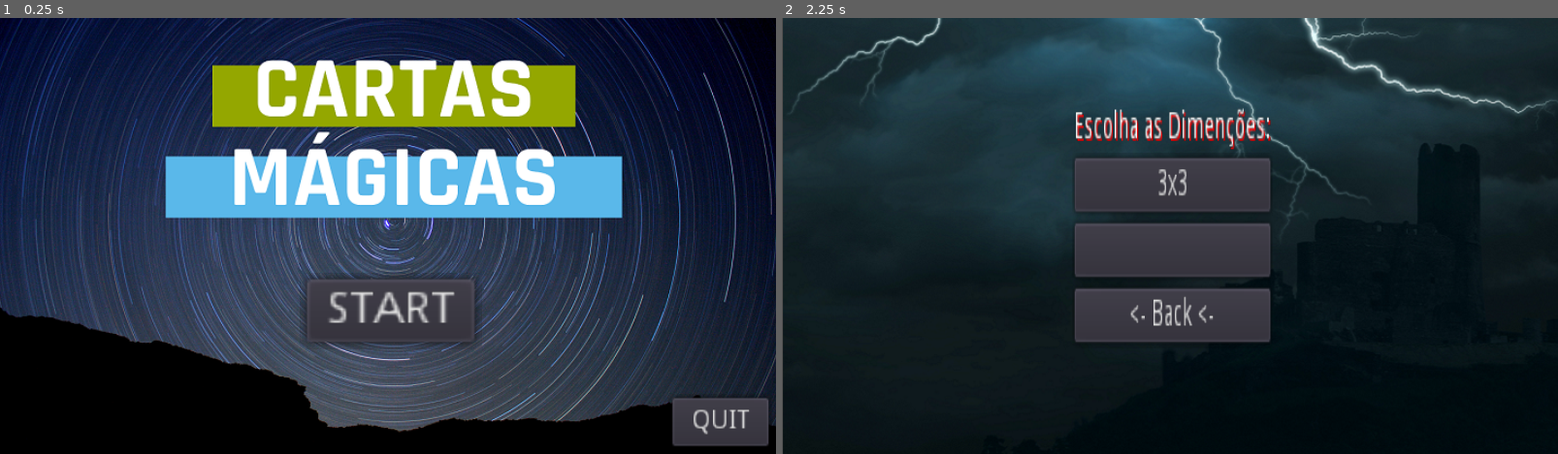
Above: before the commit, frames 1-2 (left to right).
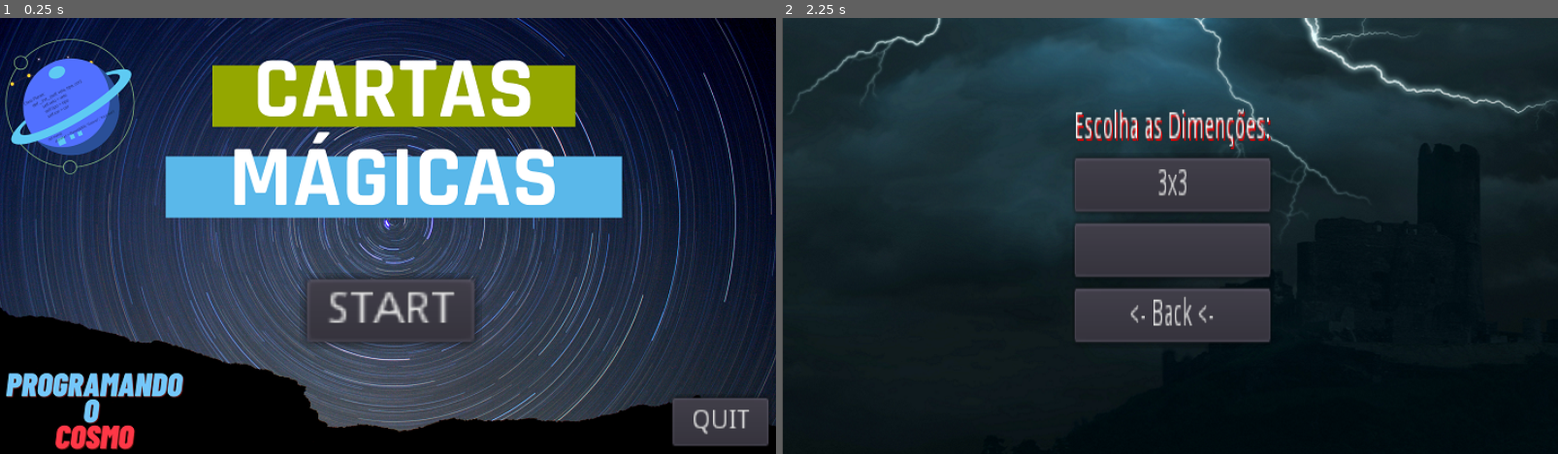
Above: after the commit, the same moments.

Repository: VictorEmanuelLima/Cartas-Magicas-jogo
Game: Godot game, scene res://menu.tscn
The game is run twice, just before and just after one commit, with the same random seed, the same clock (stepped at 60 frames per second) and the same inputs.
Inputs:
- Up to frame 1 (0.25 s): no input
- Up to frame 2 (2.25 s): click "START" at 0.5 s; click "<- Back <-" at 1.25 s; click "START" at 2 s

The runs differ from the first frame. In frame 1, 4.4% of the frame differs, in the area x 0-95%, y 4-100%; in frame 2, nothing differs.

Commit message:
add v3 .apk

Diff:
--- a/Cartas Magicas(code)/menu.tscn
+++ b/Cartas Magicas(code)/menu.tscn
@@ -1,7 +1,8 @@
-[gd_scene load_steps=3 format=2]
+[gd_scene load_steps=4 format=2]
 
 [ext_resource path="res://label.tscn" type="PackedScene" id=1]
 [ext_resource path="res://menu.gd" type="Script" id=2]
+[ext_resource path="res://imagens/jogo-cartas magicas-label-com-logo.png" type="Texture" id=3]
 
 [node name="Node2D" type="Node2D"]
 position = Vector2( 110.568, 1.41516 )
@@ -11,6 +12,7 @@
 [node name="labol" parent="." instance=ExtResource( 1 )]
 position = Vector2( 410.301, 295.591 )
 scale = Vector2( 1.38939, 1.46422 )
+texture = ExtResource( 3 )
 
 [node name="Button2" type="Button" parent="."]
 margin_left = 771.0
Not shown, changed: Cartas Magicas(code)/export_presets.cfg
Binary file added: Cartas Magicas(code)/imagens/jogo-cartas magicas-label-com-logo.png
Not shown, added: Cartas Magicas(code)/imagens/jogo-cartas magicas-label-com-logo.png.import
Not shown, added: Cartas Magicas(code)/imagens/logo de programando o cosmo.png.import
Not shown, changed: versao Android/Cartas Magicas3.apk
Not shown, added: versao Windows/Cartas Magicas3.exe.tmp
Not shown, added: versao Windows/Cartas Magicas3.pck
